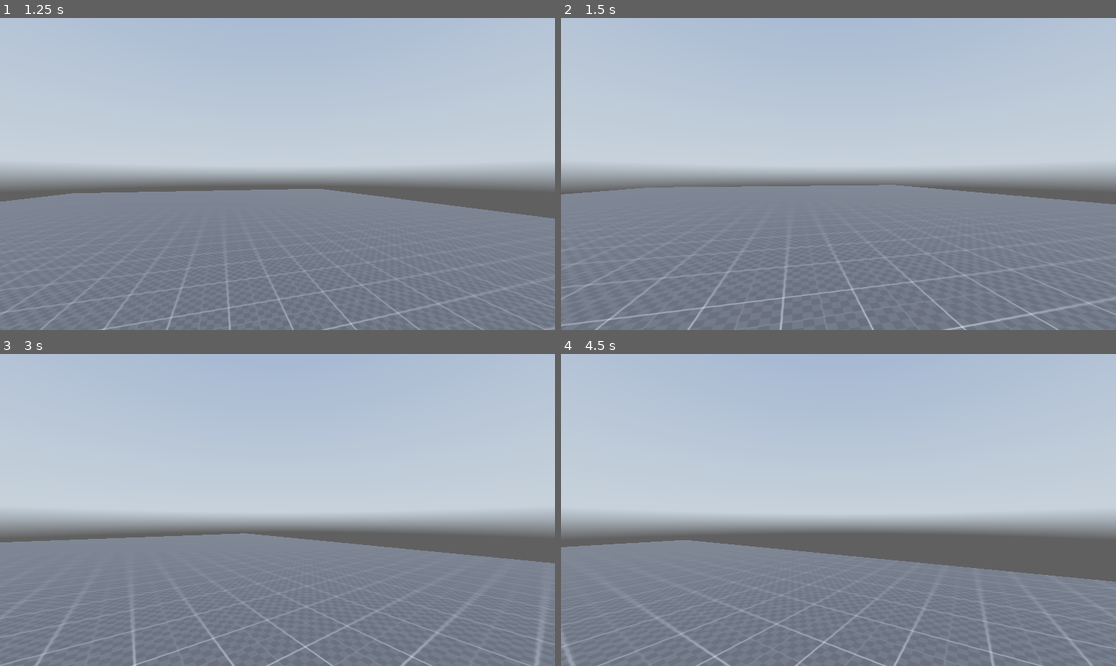
Above: before the commit, frames 1-4 (two rows, left to right).
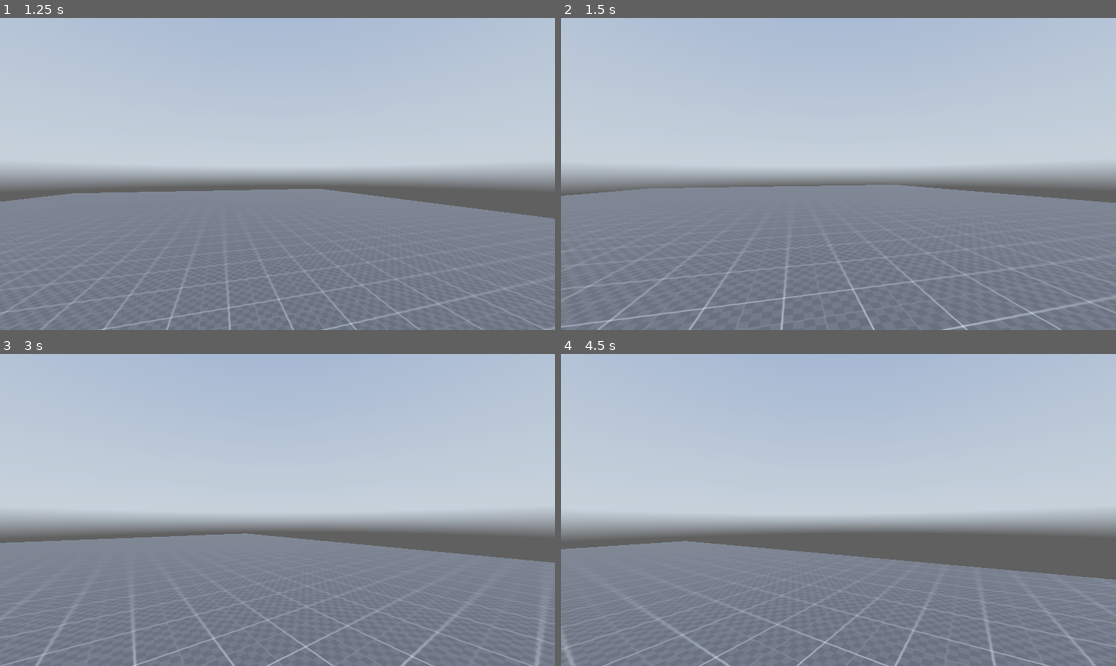
Above: after the commit, the same moments.

Repository: FahadHameed89/GodotPlayground3D
Game: Godot game, scene res://Scenes/world.tscn
The game is run twice, just before and just after one commit, with the same random seed, the same clock (stepped at 60 frames per second) and the same inputs. The project has no main scene, so this scene is started directly. A sky picture missing from this copy of the repository is replaced by a grey-blue gradient.
Inputs (mouse positions are in pixels of both pictures, inside the frame that each line leads up to):
- Up to frame 1 (1.25 s): tap Enter (ui_accept) at 0.5, 0.77 s; move the mouse to (305, 174) at 0.52 s; hold W (forward) from 0.53 s (still down); hold Alt (free_look) from 0.53 s (still down)
- Up to frame 2 (1.5 s): keep holding W (forward); move the mouse to (810, 174) at 1.27 s; release Alt (free_look) at 1.28 s; tap Ctrl (crouch) at 1.35 s
- Up to frame 3 (3 s): keep holding W (forward); tap Enter (ui_accept) at 1.52 s; tap Alt (free_look) at 1.55 s; move the mouse to (288, 503) at 2.02 s; hold Alt (free_look) 2.03-2.78 s; move the mouse to (271, 516) at 2.77 s; tap Shift (sprint) at 2.85 s
- Up to frame 4 (4.5 s): keep holding W (forward); tap Enter (ui_accept) at 3.02, 3.77 s; tap Alt (free_look) at 3.05 s; move the mouse to (877, 513) at 3.52 s; hold Alt (free_look) 3.53-4.28 s; move the mouse to (794, 506) at 4.27 s; tap Ctrl (crouch) at 4.35 s

Frame 1 is identical in both runs. In frame 2, 1.1% of the frame differs, in the area x 0-100%, y 53-100%; in frame 3, 0.1%; in frame 4, 1.1%, in the area x 0-100%, y 59-100%.

Commit message:
added camera tilt when free looking
press alt to free look

Diff:
--- a/Scripts/player.gd
+++ b/Scripts/player.gd
@@ -6,6 +6,7 @@
 @onready var standing_collision_shape = $standing_collision_shape
 @onready var crouching_collision_shape = $crouching_collision_shape
 @onready var ray_cast_3d = $RayCast3D
+@onready var camera_3d = $neck/head/Camera3D
 
 # Player Speed Variables
 var current_speed = 5.0
@@ -25,7 +26,7 @@
 @export var jump_velocity = 4.5
 var lerp_speed = 10.0 #used to change the speed of the player
 var crouching_depth = -0.4 #How much the height changes when crouching
-var free_look_tilt_amount = 0.3
+var free_look_tilt_amount = -5
 # Player Mouse Input Variables
 
 var direction = Vector3.ZERO #Default starting direction is zero
@@ -89,9 +90,11 @@
 # Handle Free Looking
 	if Input.is_action_pressed("free_look"):
 		free_looking = true
+		camera_3d.rotation.z = deg_to_rad(neck.rotation.y*free_look_tilt_amount)
 	else:
 		free_looking = false
 		neck.rotation.y = lerp(neck.rotation.y, 0.0, delta*lerp_speed)
+		camera_3d.rotation.z = lerp(camera_3d.rotation.z, 0.0, delta*lerp_speed)
 
 	# Add the gravity.
 	if not is_on_floor():
